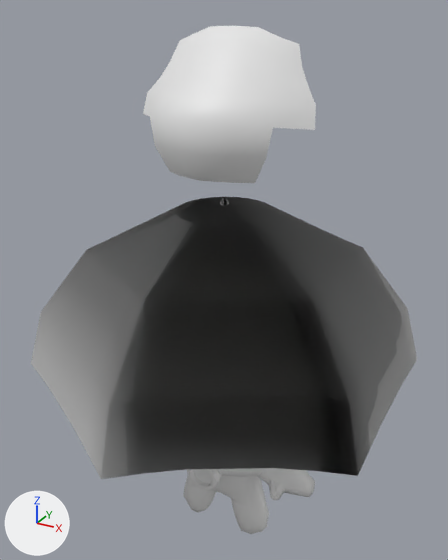
One commit to the FBX model Assets/Art/3D/Nimbus/Model/Animations/Nimbus_JUMP_UP_LOOP.fbx: the scene before it, then after it.
Rendered twice from a 50 mm camera at (1.64, -2.99, 1.07) aimed at (-0.04, 0.07, -0.46). Lighting does not change. The marker at lower left points along +X, +Y and +Z. Materials are left out; every surface is plain grey. Where no turn or scale is listed for an object, it has been applied to the vertices.

Before the edit, the objects in view are built like this:
```python
ob_nimbuscharacter_rig_nuevo_nariz = bpy.data.objects.new('NimbusCharacter_Rig_nuevo:Nariz', me_mesh_001)
ob_nimbuscharacter_rig_nuevo_nariz.location = (0.0, 0.0, -1.136)
ob_nimbuscharacter_rig_nuevo_nimbus_nimbus_collar_low = bpy.data.objects.new('NimbusCharacter_Rig_nuevo:Nimbus:Nimbus_Collar_low', me_mesh_003)
ob_nimbuscharacter_rig_nuevo_nimbus_nimbus_collar_low.location = (0.0, 0.0, -1.136)
ob_nimbuscharacter_rig_nuevo_nimbus_nimbus_low_1 = bpy.data.objects.new('NimbusCharacter_Rig_nuevo:Nimbus:nimbus_low', me_mesh_002)
ob_nimbuscharacter_rig_nuevo_nimbus_nimbus_low_1.location = (0.0, 0.0, -1.136)
ob_nimbuscharacter_rig_nuevo_nimbus_nimbus_medalla_low = bpy.data.objects.new('NimbusCharacter_Rig_nuevo:Nimbus:Nimbus_Medalla_low', me_mesh_005)
ob_nimbuscharacter_rig_nuevo_nimbus_nimbus_medalla_low.location = (0.0, 0.0, -1.136)
ob_nimbuscharacter_rig_nuevo_paraguasnew2_tela = bpy.data.objects.new('NimbusCharacter_Rig_nuevo:ParaguasNEW2:tela', me_mesh_013)
ob_nimbuscharacter_rig_nuevo_paraguasnew2_tela.location = (0.0, 0.0, -1.136)
# also in view: 'NimbusCharacter_Rig_nuevo:nimbus_Expressions' at (0.0, -0.12, 0.61)
```
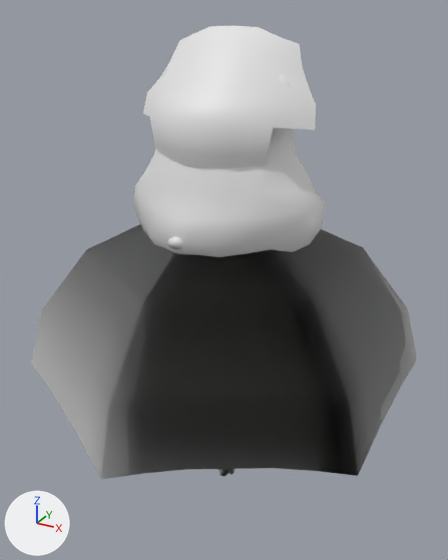
Where the newer file only moved an object's origin or applied its transform, the numbers keep the older frame.

Pixel boxes [x1, y1, x2, y2] of what changed, in the pictures (448 x 560 px):
'NimbusCharacter_Rig_nuevo:Nimbus:nimbus_low', shading changed, moved
    before: [183, 468, 315, 534]
    after: [134, 68, 326, 257]
'NimbusCharacter_Rig_nuevo:Nimbus:Nimbus_Medalla_low', moved (not visible afterwards)
    before: [187, 469, 221, 491]
'NimbusCharacter_Rig_nuevo:Nimbus:Nimbus_Collar_low', moved (not visible afterwards)
    before: [217, 468, 266, 477]
'NimbusCharacter_Rig_nuevo:Nariz', moved (not visible before)
    after: [168, 237, 183, 250]

The edits, one by one:
me_mesh_002 has 880 vertices, 879 faces and spans x -0.65..0.65, y -0.53..0.85, z -1.16..0.77.
me_mesh_002 is used by ob_nimbuscharacter_rig_nuevo_nimbus_nimbus_low_1; location (0.0, 0.0, -1.136).
me_mesh_002 part 1: its shading normals changed.
Object 'NimbusCharacter_Rig_nuevo:Nimbus:Nimbus_Medalla_low' (ob_nimbuscharacter_rig_nuevo_nimbus_nimbus_medalla_low) moves from (0.0, 0.0, -1.136) to (0.0, 0.0, 0.0).
Object 'NimbusCharacter_Rig_nuevo:Nariz' (ob_nimbuscharacter_rig_nuevo_nariz) moves from (0.0, 0.0, -1.136) to (0.0, 0.0, 0.0).
Object 'NimbusCharacter_Rig_nuevo:Nimbus:nimbus_low' (ob_nimbuscharacter_rig_nuevo_nimbus_nimbus_low_1) moves from (0.0, 0.0, -1.136) to (0.0, 0.0, 0.0).
Object 'NimbusCharacter_Rig_nuevo:Nimbus:Nimbus_Collar_low' (ob_nimbuscharacter_rig_nuevo_nimbus_nimbus_collar_low) moves from (0.0, 0.0, -1.136) to (0.0, 0.0, 0.0).
